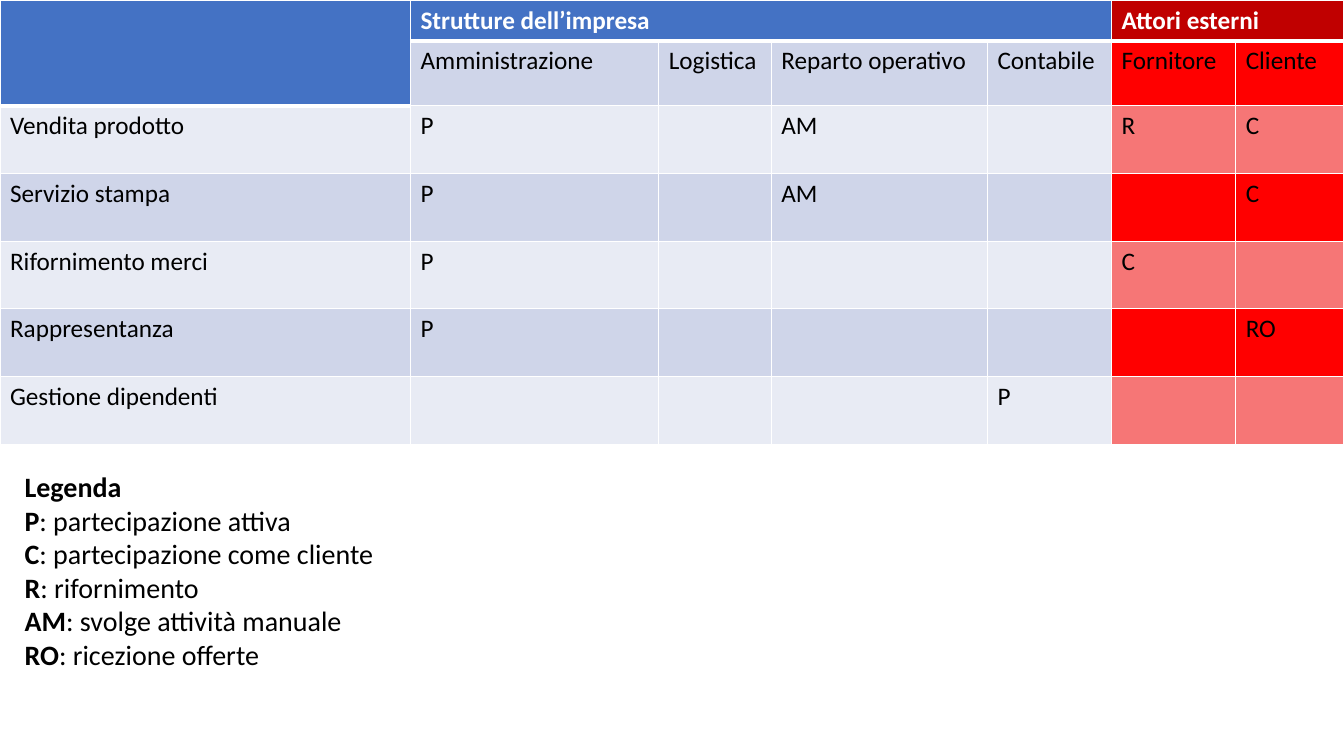
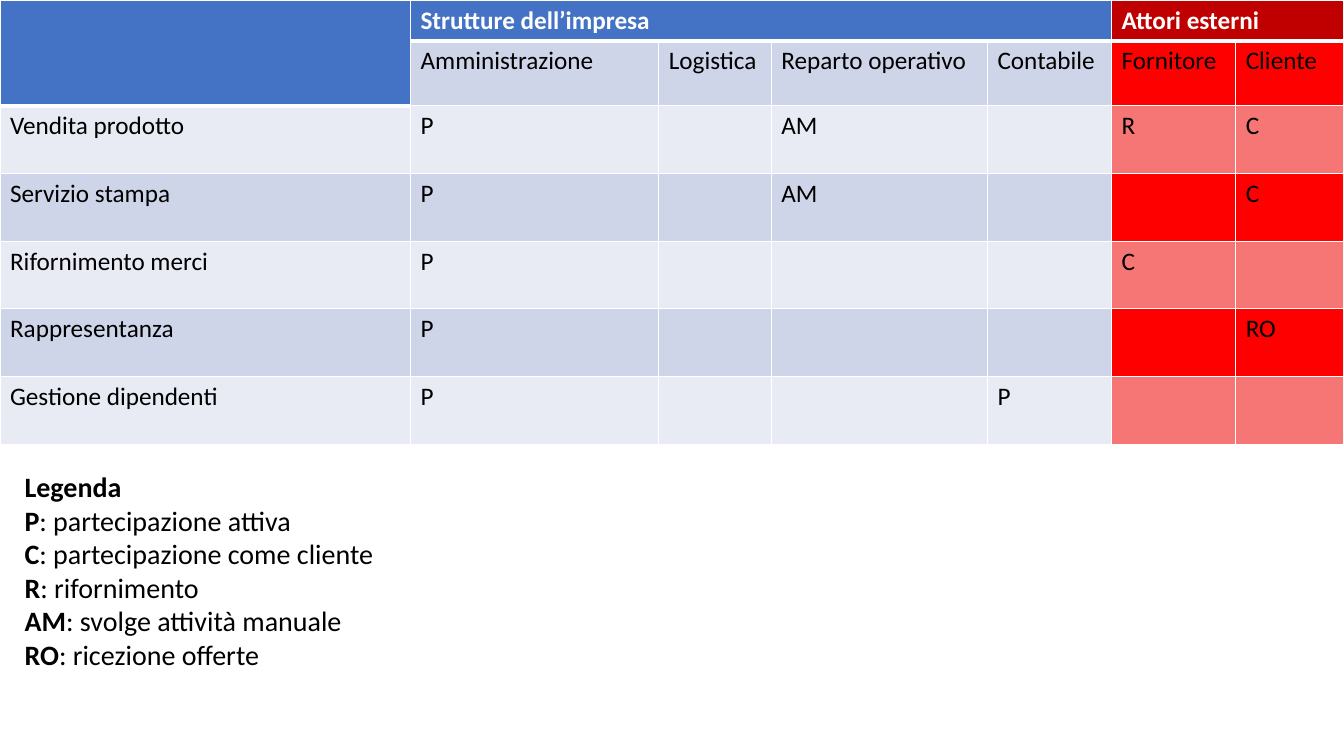
Before and after one commit to paoValle/PubliEuroSAS, a slide deck: slide 1 of LRC.pptx. Drawn at 1344x756 pixels with LibreOffice and Linux fonts; fonts in the diff are those of the drawing. Boxes give left, top, right and bottom in pixels: in the first picture for what was removed or moved away, otherwise in the second. Text is boxed around its words. In the diff, an @@ line names an element or a change of style, - is before the commit and + after.

```diff
--- a/LRC.pptx
+++ b/LRC.pptx
@@ table at box(0, 0, 1343, 444) @@
-row 7, column 2: 
+row 7, column 2: P
```
Also in this commit, not shown: 28 other files.
